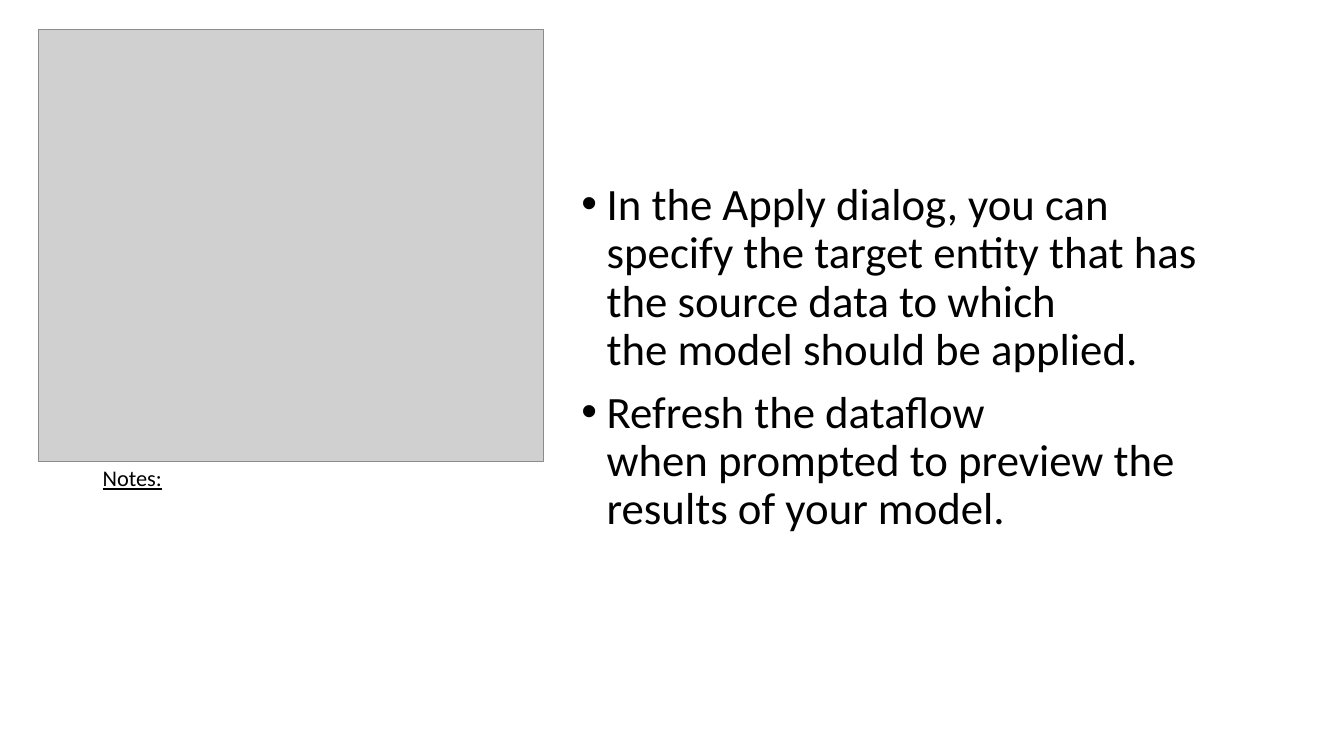
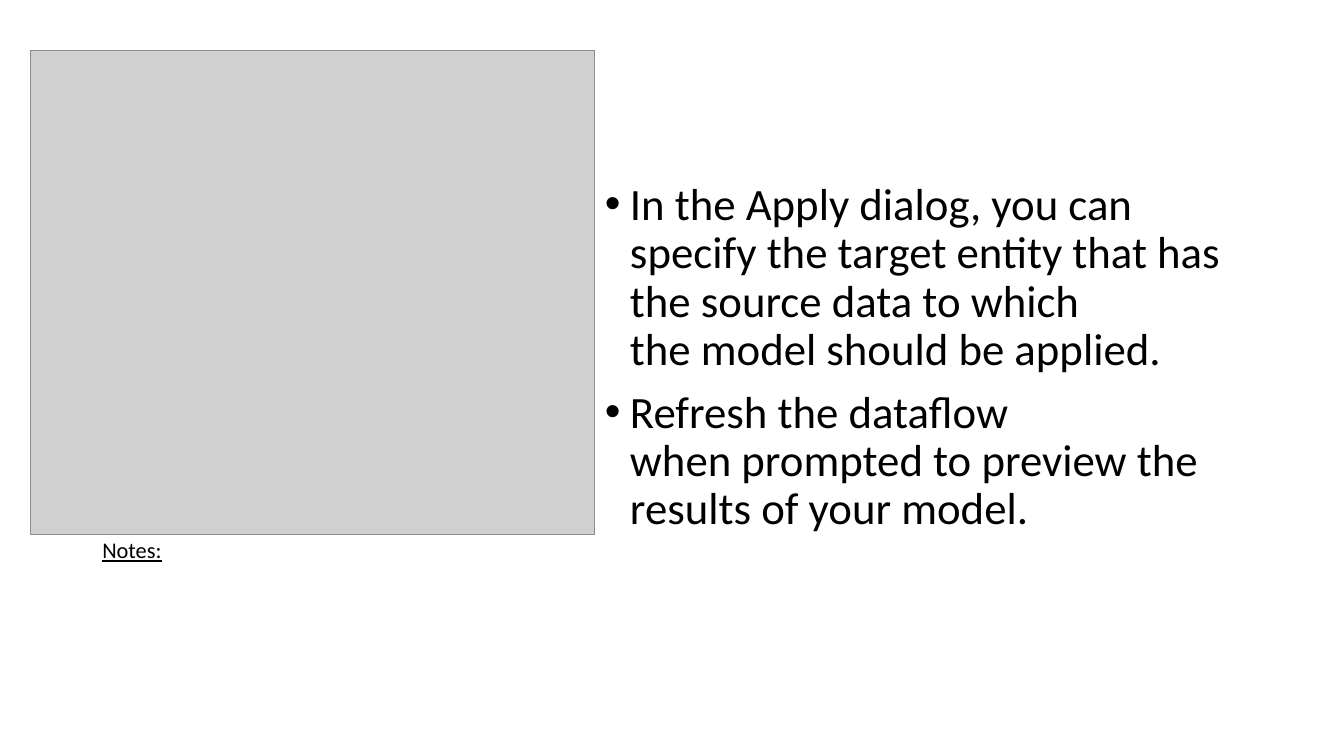
Before and after one commit to aphilip94/bootcamp, a slide deck: slide 20 of AutoML Lab manual.pptx. Drawn at 1344x756 pixels with LibreOffice and Linux fonts; fonts in the diff are those of the drawing; grey boxes stand for pictures. Boxes give left, top, right and bottom in pixels: in the first picture for what was removed or moved away, otherwise in the second. Text is boxed around its words. In the diff, an @@ line names an element or a change of style, - is before the commit and + after.

```diff
--- a/AutoML Lab manual.pptx
+++ b/AutoML Lab manual.pptx
@@ picture: place and size @@
-picture at [38, 29, 543, 462]
+picture at [30, 50, 595, 534]
@@ text "In the Apply dialog, you ...": place and size @@
-text "In the Apply dialog, you ..." at [607, 189, 1197, 532]
+text "In the Apply dialog, you ..." at [630, 189, 1220, 532]
@@ text "Notes:": place and size @@
-text "Notes:" at [103, 471, 162, 490]
+text "Notes:" at [102, 543, 161, 562]
```
Also in this commit, not shown: 18 other slides changed.
